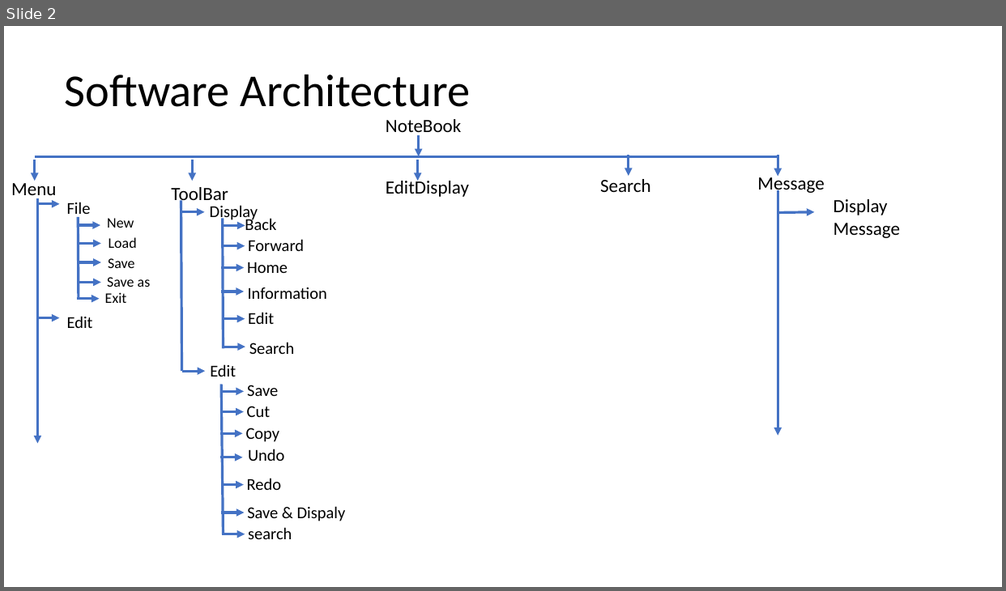
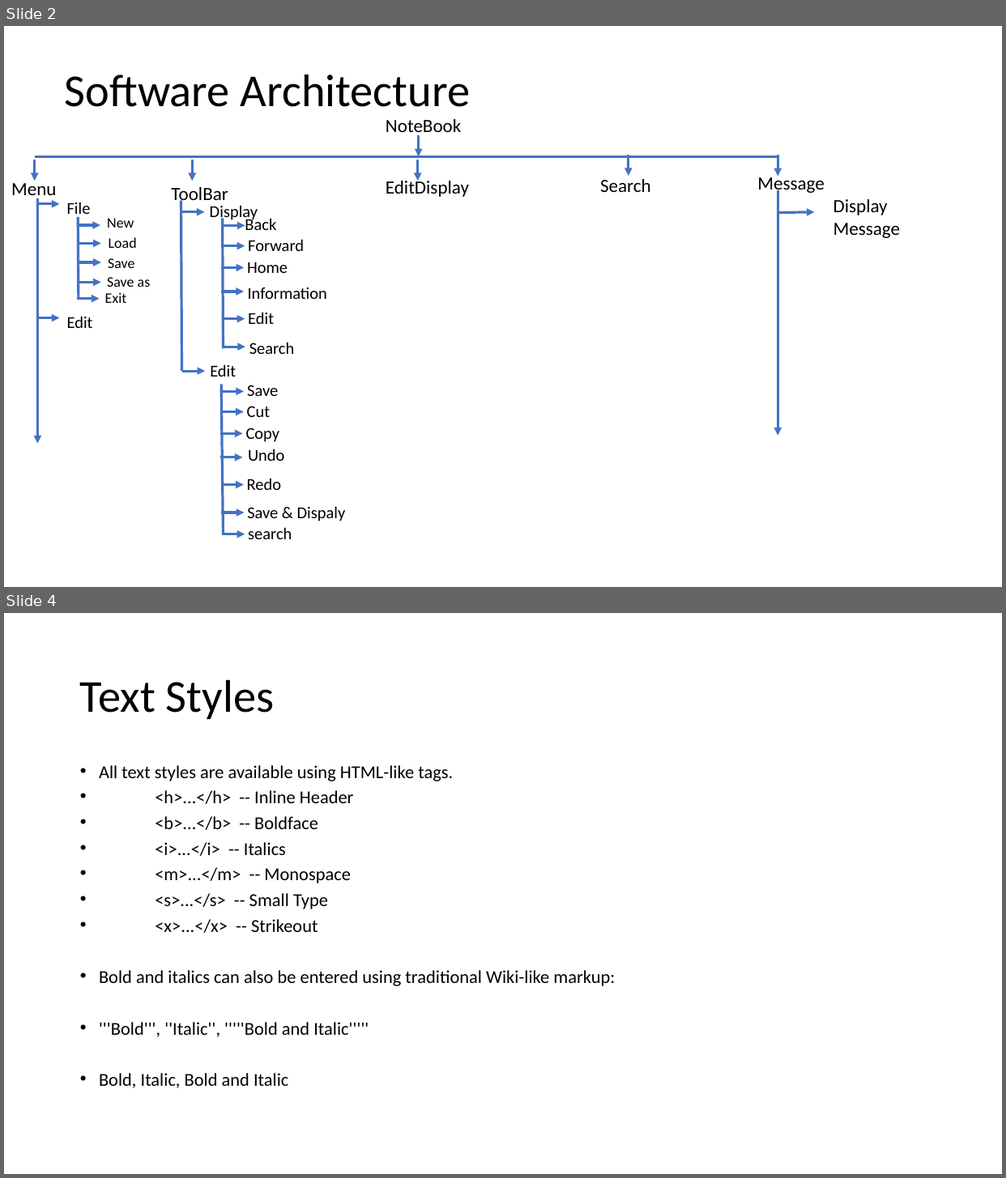
Before and after one commit to unlimitgit/NoteBook, a slide deck: record.pptx. Shown one above the other, each under a label of ours: slide 2 before the commit, slides 2 and 4 after it; the slides between them are not shown. The pictures are 1006x591 and 1006x1178 pixels, drawn with LibreOffice and Linux fonts; fonts in the diff are those of the drawing. Boxes give left, top, right and bottom in pixels: in the first picture for what was removed or moved away, otherwise in the second. Text is boxed around its words. In the diff, an @@ line names an element or a change of style, - is before the commit and + after.

```diff
--- a/record.pptx
+++ b/record.pptx
@@ slide 4 added at bbox=[4, 613, 1002, 1174], background #FFFFFF @@
@@ title added at bbox=[80, 679, 274, 719], 44 pt, text #000000 @@
+Text Styles
@@ text added at bbox=[99, 765, 615, 1088], 17.5 pt, text #000000 @@
+• All text styles are available using HTML-like tags.
+• <h>...</h> -- Inline Header
+• <b>...</b> -- Boldface
+• <i>...</i> -- Italics
+• <m>...</m> -- Monospace
+• <s>...</s> -- Small Type
+• <x>...</x> -- Strikeout
+• Bold and italics can also be entered using traditional Wiki-like markup:
+• '''Bold''', ''Italic'', '''''Bold and Italic'''''
+• Bold, Italic, Bold and Italic
```
Also in this commit, not shown: 2 other slides added, 8 other files.
